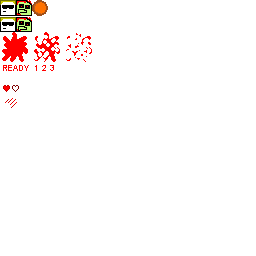
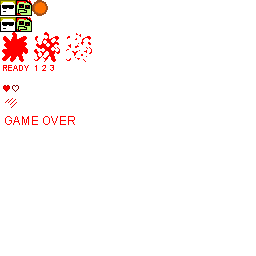
Layers edited between the first and the second 256px x 256px image:
painted on "spritesheet.png" over [5, 116, 75, 125]
